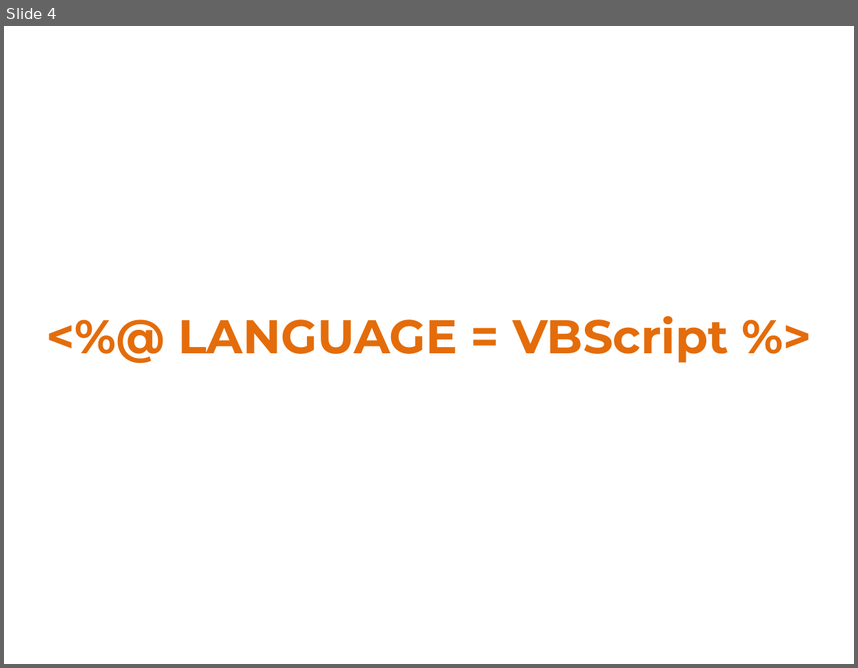
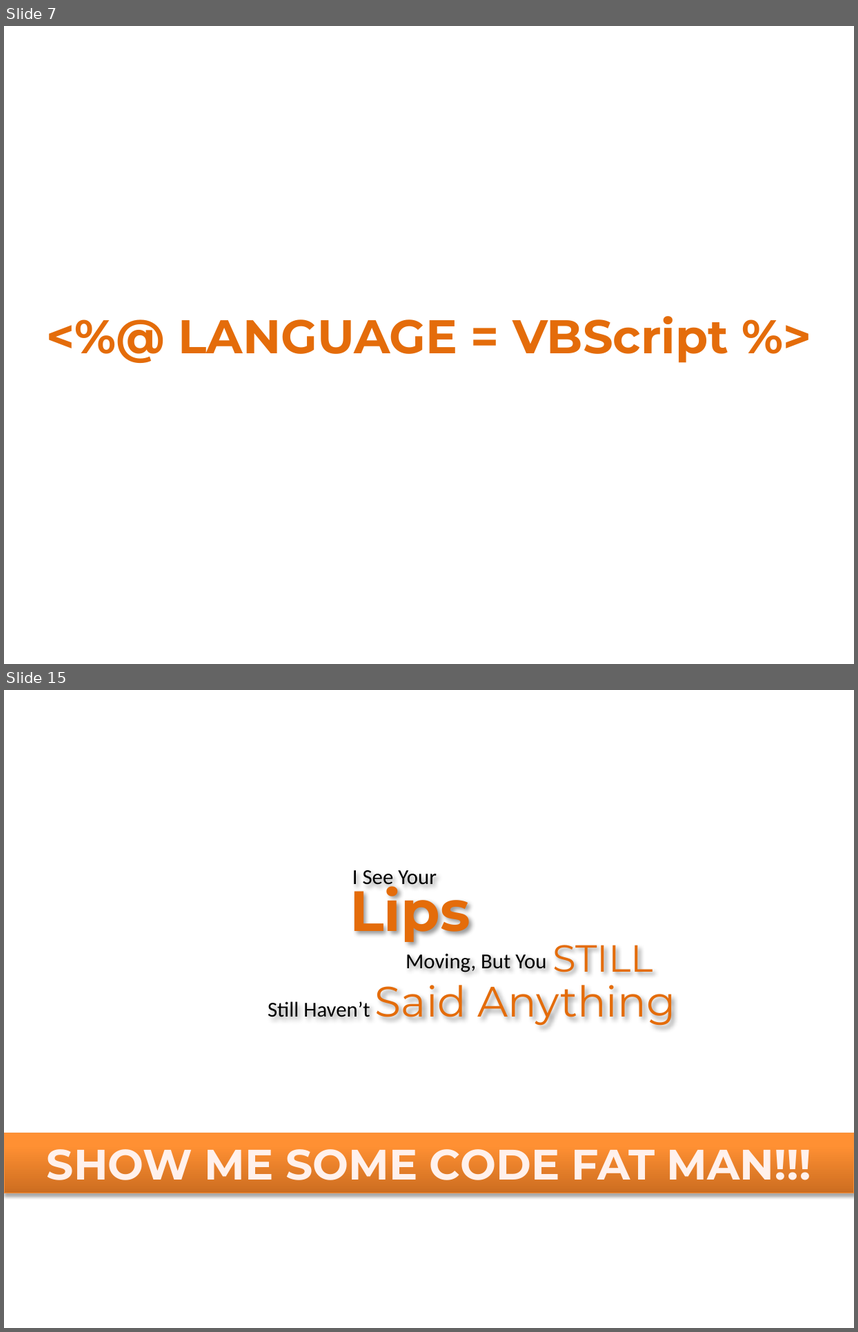
Before and after one commit to leebrandt/Presentations, a slide deck: MVP For Web Forms/MVP.pptx. Shown one above the other, each under a label of ours: slide 4 before the commit, slides 7 and 15 after it; the slides between them are not shown. The pictures are 858x668 and 858x1332 pixels, drawn with LibreOffice and Linux fonts; fonts in the diff are those of the drawing. Boxes give left, top, right and bottom in pixels: in the first picture for what was removed or moved away, otherwise in the second. Text is boxed around its words. In the diff, an @@ line names an element or a change of style, - is before the commit and + after.

```diff
--- a/MVP For Web Forms/MVP.pptx
+++ b/MVP For Web Forms/MVP.pptx
@@ slide 15 added at [4,690,854,1328], background #FFFFFF @@
@@ text added at [350,876,470,944], 48 pt, text #E46C0A, bold @@
+Lips
@@ text added at [352,870,437,890], 18 pt, text #000000 @@
+I See Your
@@ text added at [406,954,546,972], 18 pt, text #000000 @@
+Moving, But You
@@ text added at [553,945,653,974], 32 pt, text #E46C0A @@
+STILL
@@ text added at [268,985,676,1027], 18 pt, text #000000 @@
+Still Haven’t Said Anything
@@ rectangle added at [4,1133,854,1193], fill gradient #CC6E20 to #FF9034 to #FF9136, outline #F69240 0.75 pt, 36 pt, text #FFF2ED, bold @@
+SHOW ME SOME CODE FAT MAN!!!
@@ what was slide 4 is now slide 7 @@
```
Also in this commit, not shown: 6 slides changed, 7 other slides added, 1 slide removed, 2 other files.
